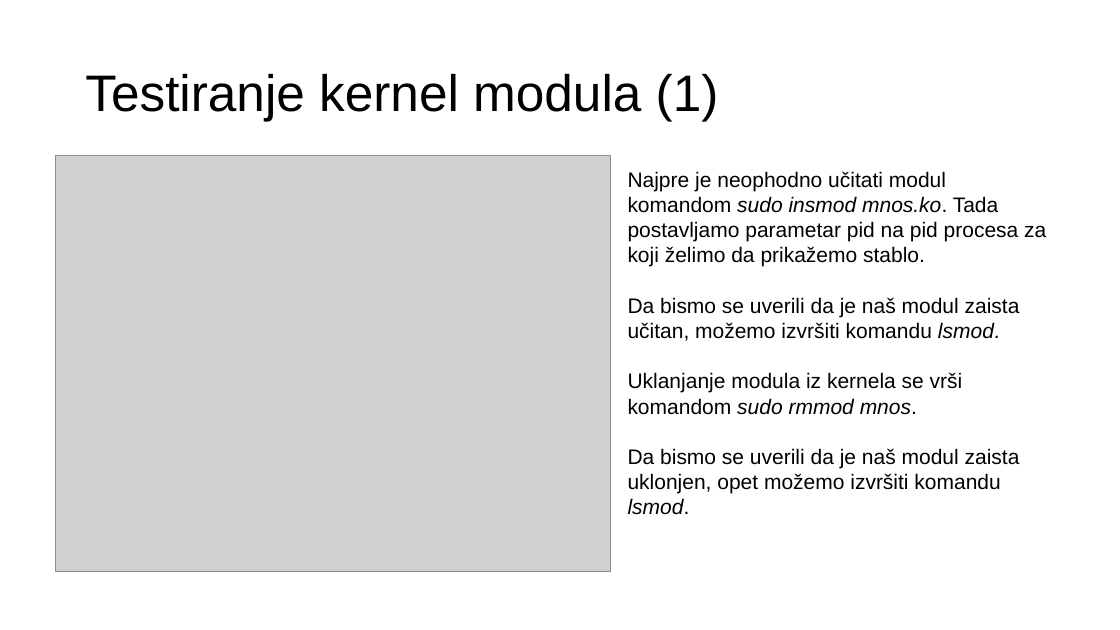
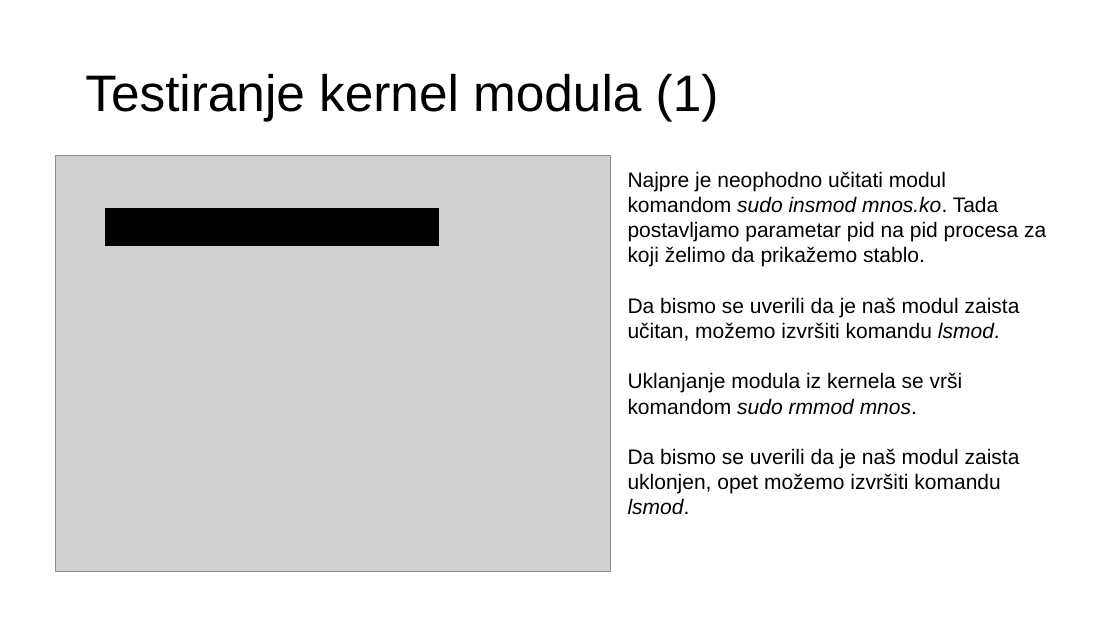
Before and after one commit to vukadindraskovic/NOS1, a slide deck: slide 21 of Napredni operativni sistemi.pptx. Drawn at 1120x630 pixels with LibreOffice and Linux fonts; fonts in the diff are those of the drawing; grey boxes stand for pictures. Boxes give left, top, right and bottom in pixels: in the first picture for what was removed or moved away, otherwise in the second. Text is boxed around its words. In the diff, an @@ line names an element or a change of style, - is before the commit and + after.

```diff
--- a/Napredni operativni sistemi.pptx
+++ b/Napredni operativni sistemi.pptx
@@ rectangle added at box(105, 208, 439, 245), fill #000000, outline #000000 1 pt @@
```
Also in this commit, not shown: 6 other slides changed, 1 other file.
